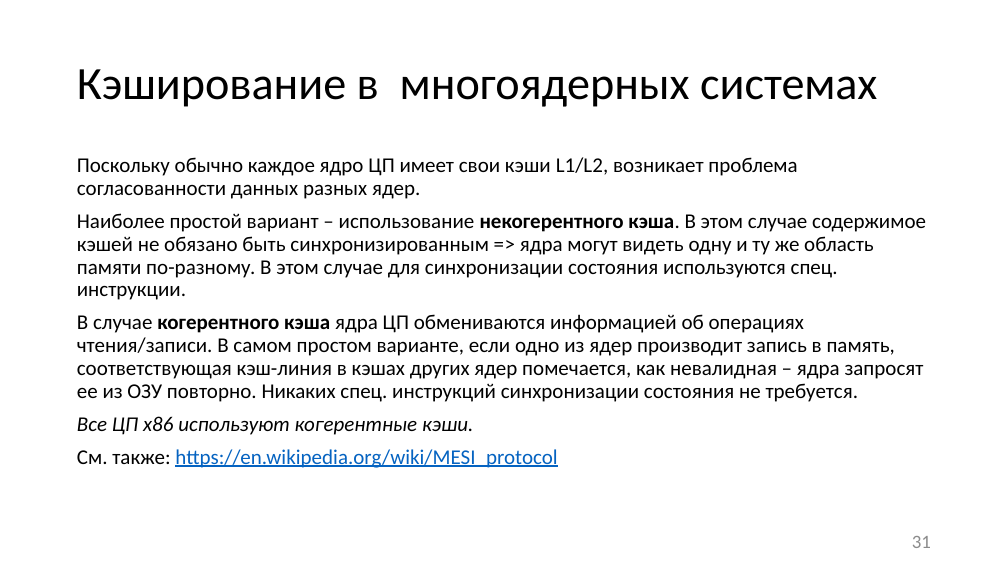
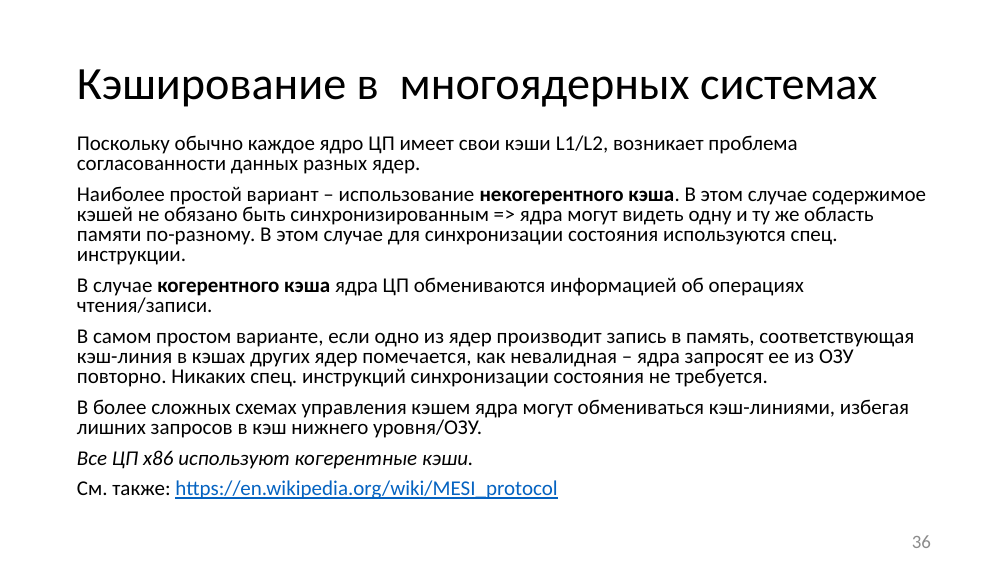
Before and after one commit to itsecd/low-level-programming, a slide deck: slide 36 of Lectures/7.Microarchitecture/Lecture7.pptx (slide 31 before the commit). Drawn at 1008x567 pixels with LibreOffice and Linux fonts; fonts in the diff are those of the drawing. Boxes give left, top, right and bottom in pixels: in the first picture for what was removed or moved away, otherwise in the second. Text is boxed around its words. In the diff, an @@ line names an element or a change of style, - is before the commit and + after.

```diff
--- a/Lectures/7.Microarchitecture/Lecture7.pptx
+++ b/Lectures/7.Microarchitecture/Lecture7.pptx
@@ text "Поскольку обычно каждое ядро ЦП ...": place and size @@
-text "Поскольку обычно каждое ядро ЦП ..." at <box>77,157,926,468</box>
+text "Поскольку обычно каждое ядро ЦП ..." at <box>77,135,926,499</box>
@@ text at <box>77,135,926,499</box>: line spacing 0.9 to 0.8 @@
@@ text at <box>77,277,914,438</box>: text changed @@
-В случае когерентного кэша ядра ЦП обмениваются информацией об операциях чтения/записи. В самом простом варианте, если одно из ядер производит запись в память, соответствующая кэш-линия в кэшах других ядер помечается, как невалидная – ядра запросят ее из ОЗУ повторно. Никаких спец. инструкций синхронизации состояния не требуется.
+В случае когерентного кэша ядра ЦП обмениваются информацией об операциях чтения/записи.
+В самом простом варианте, если одно из ядер производит запись в память, соответствующая кэш-линия в кэшах других ядер помечается, как невалидная – ядра запросят ее из ОЗУ повторно. Никаких спец. инструкций синхронизации состояния не требуется.
+В более сложных схемах управления кэшем ядра могут обмениваться кэш-линиями, избегая лишних запросов в кэш нижнего уровня/ОЗУ.
@@ page number at <box>912,535,931,548</box>: text changed @@
-31
+36
```
Also in this commit, not shown: 16 other slides changed, 6 slides added, 1 slide removed, 11 other files.
